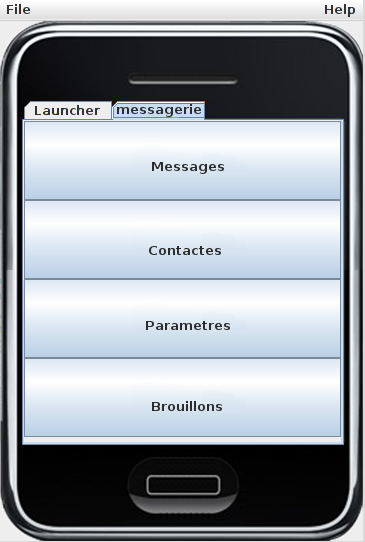
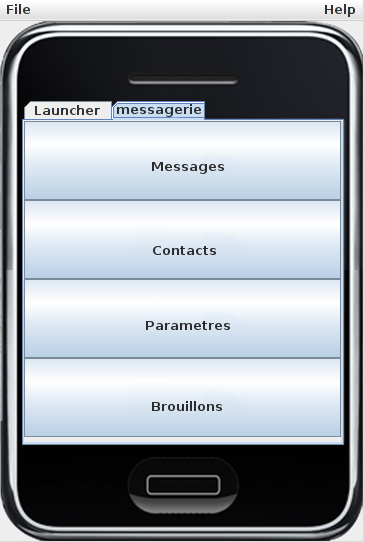
Before/after of a w=365, h=542 layered artwork. What changed in the layer stack:
renamed "Contactes" to "Contacts", painted on it over [149, 246, 221, 255]
